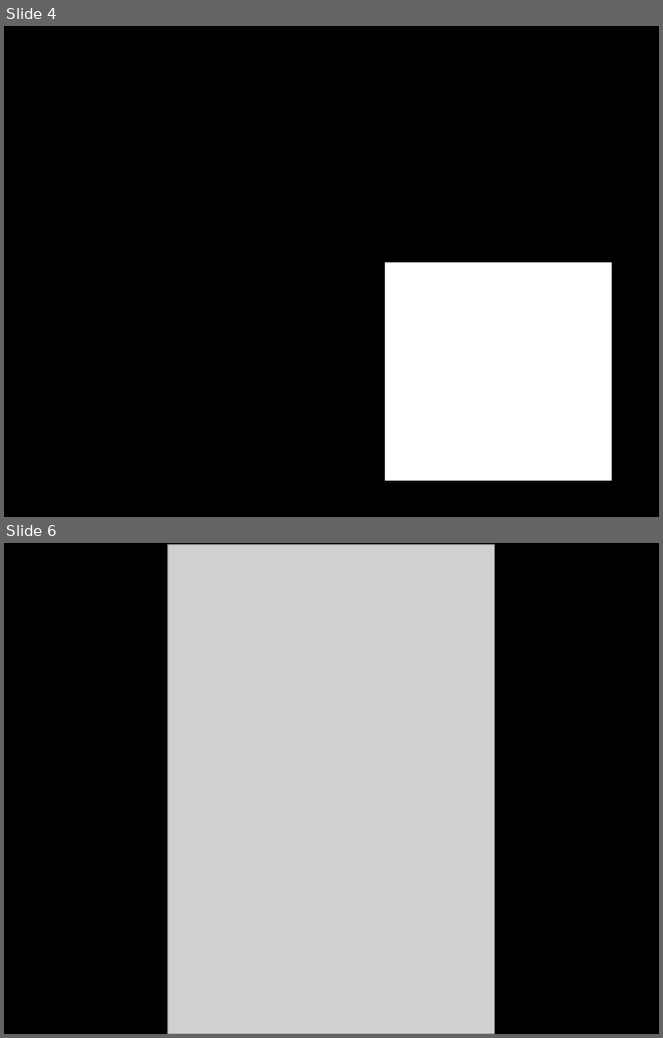
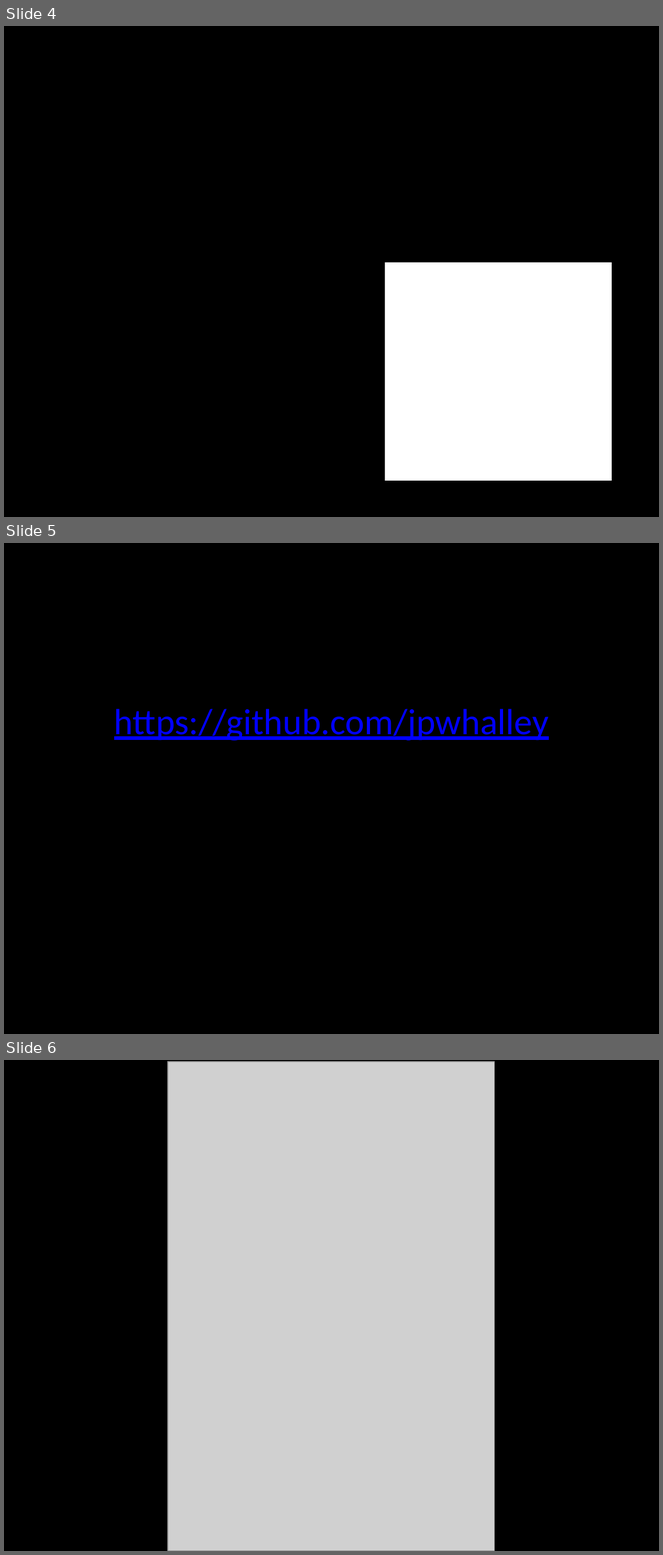
Before and after one commit to jpwhalley/GMS_Intro_to_Stats, a slide deck: 2018_10_31_Intro_to_stats.pptx. Shown one above the other, each under a label of ours: slides 4 and 6 before the commit, slides 4, 5 and 6 after it; the slides between them are not shown. The pictures are 663x1038 and 663x1555 pixels, drawn with LibreOffice and Linux fonts; fonts in the diff are those of the drawing; grey boxes stand for pictures; background and template pictures are left out. Boxes give left, top, right and bottom in pixels: in the first picture for what was removed or moved away, otherwise in the second. Text is boxed around its words. In the diff, an @@ line names an element or a change of style, - is before the commit and + after.

Commit message:
add github link to presentation

```diff
--- a/2018_10_31_Intro_to_stats.pptx
+++ b/2018_10_31_Intro_to_stats.pptx
@@ slide 5 added at box(4, 543, 659, 1034), background #000000 @@
@@ text added at box(114, 709, 549, 741), 40 pt, text #0000FF, underline @@
+https://github.com/jpwhalley
```
Also in this commit, not shown: 1 slide removed, 1 other file.
